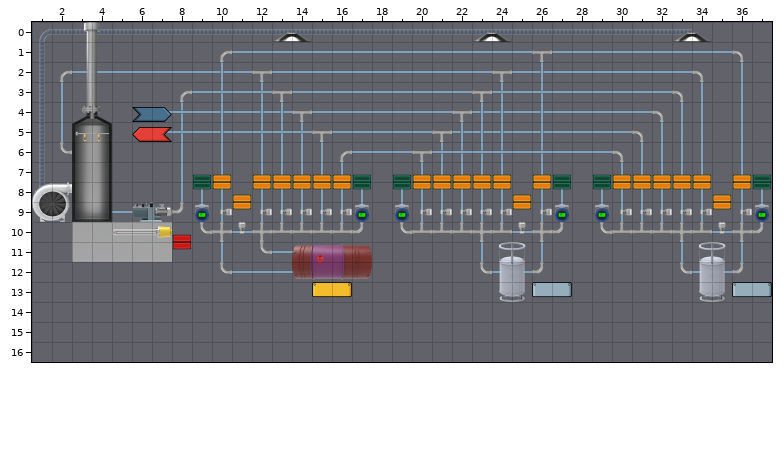
Tiled map -- public/psg-dma-sample/psg-dma.tmx. The picture above was drawn from the file before the commit.
Cells are 100x100 px. Shown: x 1..37, y 0..16. Tiles whose own drawing changed are shown in their newer look in all pictures. The old version is drawn lined up with the new one.
Once edited:
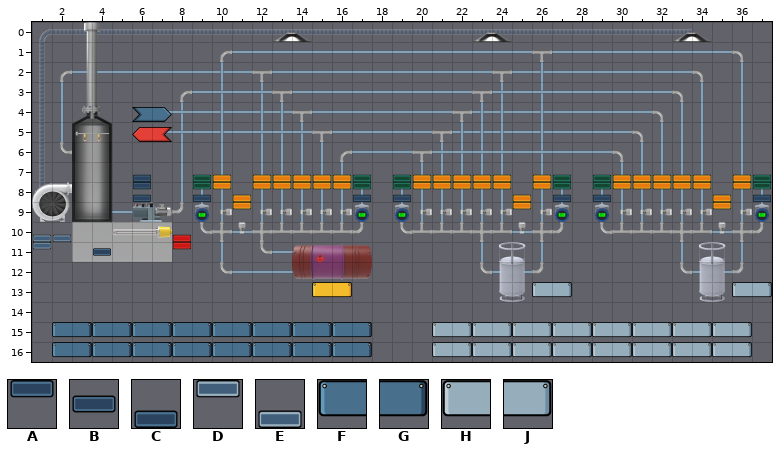
Key: from "tiles": A 100, B 101, C 102, D 103, E 105, F 120, G 121, H 122, J 123.
_ is an empty cell.
The edit:
Changed rows in their new state; . is an unchanged cell.
map size 39x14 -> 39x18 cells
Layer "digital":
first column x 2:
 8 ....A..C.......C.C.......C.C.......C
10 E...................................
first column x 2:
15 FGFGFGFGFGFGFGFG...HJHJHJHJHJHJHJHJ
16 FGFGFGFGFGFGFGFG...HJHJHJHJHJHJHJHJ
Layer "analog":
first column x 1:
 7 .....C
 8 .....C
10 E.....
11 D..B..
